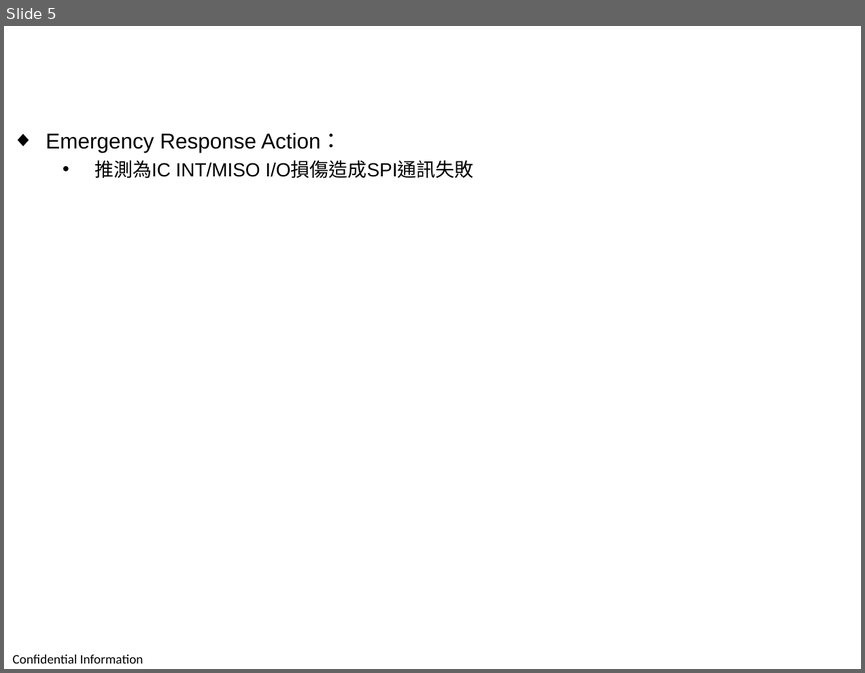
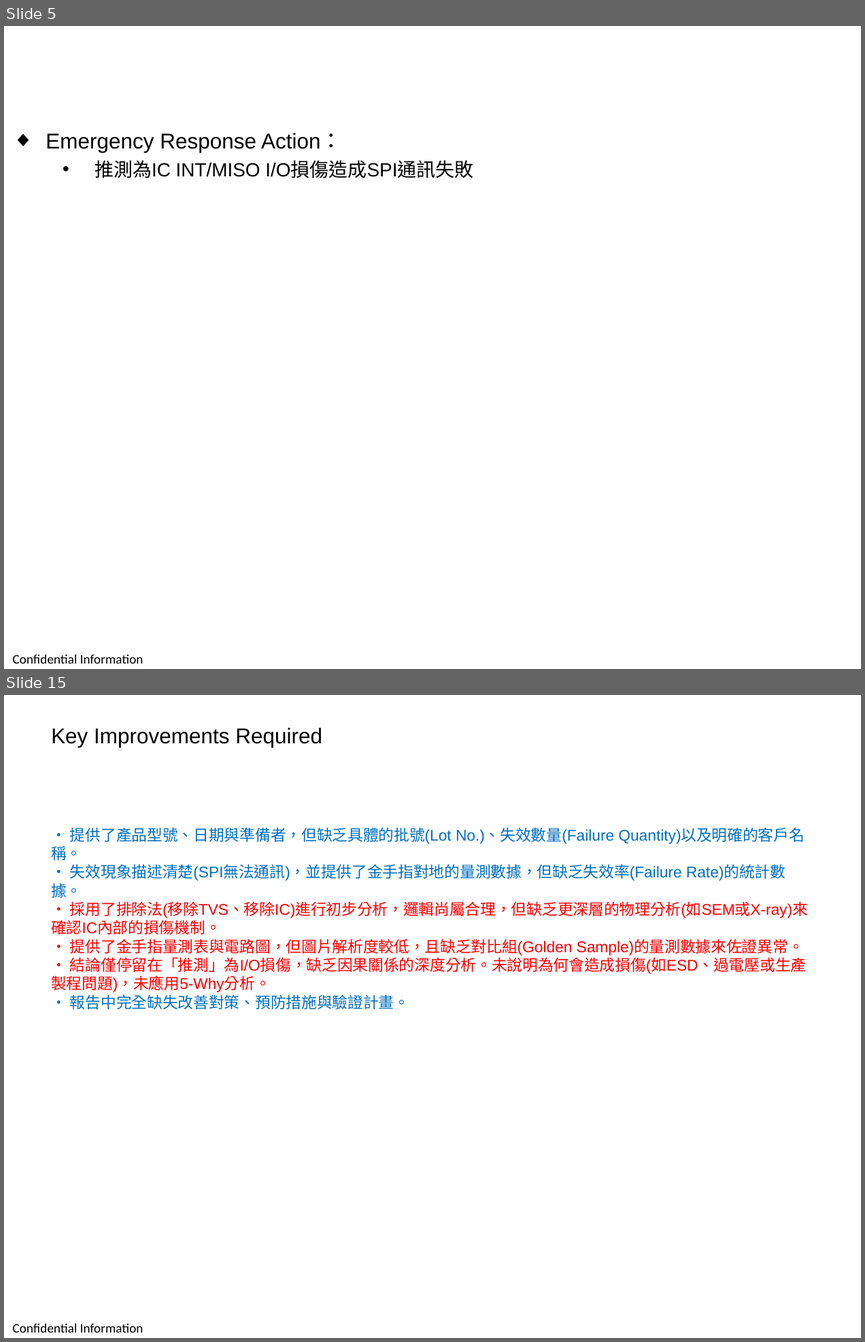
Before and after one commit to kcf7012/fa-report-refactor-root, a slide deck: report/260811_Kobo_ZHT_RA6080_SPcomFailI_improved.pptx. Shown one above the other, each under a label of ours: slide 5 before the commit, slides 5 and 15 after it; the slides between them are not shown. The pictures are 865x673 and 865x1342 pixels, drawn with LibreOffice and Linux fonts; fonts in the diff are those of the drawing; background and template pictures are left out. Boxes give left, top, right and bottom in pixels: in the first picture for what was removed or moved away, otherwise in the second. Text is boxed around its words. In the diff, an @@ line names an element or a change of style, - is before the commit and + after.

Commit message:
chore: 提交 v3.1.2 修好的批次改善 pptx + v3.1.2 完成 handoff
技能包倉庫 v3.1.2 已推送並建立 tag(v3.1.1 tag 已刪除)。

本次更新:
- 重新產出 3 份改善 pptx(無旋轉、無疊加、無殘留)
- 新增 docs/handoff/2026-09-01-v312-final-fixes-handoff.md(完成記錄)
- 更新 docs/handoff/2026-08-31-batch-eval-rendering-issues-handoff.md(狀態改為 🟢 完成)
- 更新 batch_evaluation_summary.json(新批次結果)

對應技能包 commit 70fb30d(v3.1.2)

真實執行結果:
| 報告 | 原始 | v3.1.1 | v3.1.2 |
|------|------|--------|--------|
| 260811 | 5 張 | 13 張(含 3 張旋轉) | 16 張(無旋轉) |
| MS | 5 張 | 16 張(標題被覆蓋) | 19 張(標題清楚) |
| N160JCN | 9 張 | 18 張(疊加、殘留) | 21 張(獨立 slide) |

注意事項:
- v3.1.1 tag 已被刪除(因有未修問題),請勿使用
- v3.1.2 tag 為當前穩定版

```diff
--- a/report/260811_Kobo_ZHT_RA6080_SPcomFailI_improved.pptx
+++ b/report/260811_Kobo_ZHT_RA6080_SPcomFailI_improved.pptx
@@ slide 15 added at (x1=4, y1=695, x2=861, y2=1338), background #FFFFFF; not listed: 1 template element that a slide beside it also shows @@
@@ text added at (x1=51, y1=728, x2=322, y2=747), 18 pt, text #000000 @@
+Key Improvements Required
@@ text added at (x1=51, y1=828, x2=808, y2=1009), 13 pt, text #FF0000 @@
+• 提供了產品型號、日期與準備者，但缺乏具體的批號(Lot No.)、失效數量(Failure Quantity)以及明確的客戶名稱。
+• 失效現象描述清楚(SPI無法通訊)，並提供了金手指對地的量測數據，但缺乏失效率(Failure Rate)的統計數據。
+• 採用了排除法(移除TVS、移除IC)進行初步分析，邏輯尚屬合理，但缺乏更深層的物理分析(如SEM或X-ray)來確認IC內部的損傷機制。
+• 提供了金手指量測表與電路圖，但圖片解析度較低，且缺乏對比組(Golden Sample)的量測數據來佐證異常。
+• 結論僅停留在「推測」為I/O損傷，缺乏因果關係的深度分析。未說明為何會造成損傷(如ESD、過電壓或生產製程問題)，未應用5-Why分析。
+• 報告中完全缺失改善對策、預防措施與驗證計畫。
```
Also in this commit, not shown: 8 slides changed, 2 other slides added, 8 other files.
